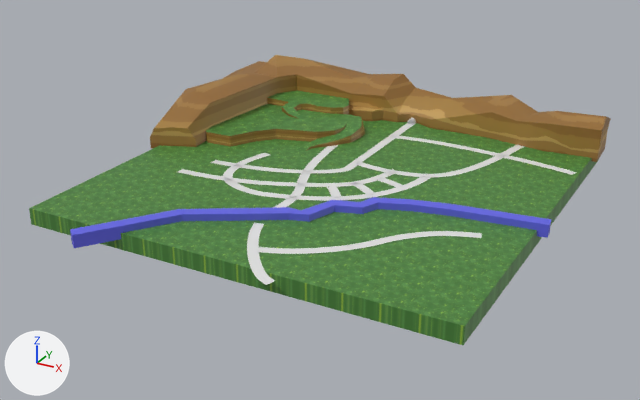
The FBX model Assets/art/map.fbx: old version first, new version second.
Both versions are drawn from a 50 mm camera at (272.0, -522.0, 238.0) aimed at (-3.0, -22.0, -12.0). Lighting does not change. The marker at lower left points along +X, +Y and +Z. Where no turn or scale is listed for an object, it has been applied to the vertices.

Names of what the first picture shows: 'Cube', 'Cube.001', 'Cube.002', 'Cube.003', 'Cube.004', 'floor', 'mountain', 'road_straight.001', 'road_straight.002', 'road_straight.004', 'road_straight.008', 'road_straight.010', 'road_straight.011'.
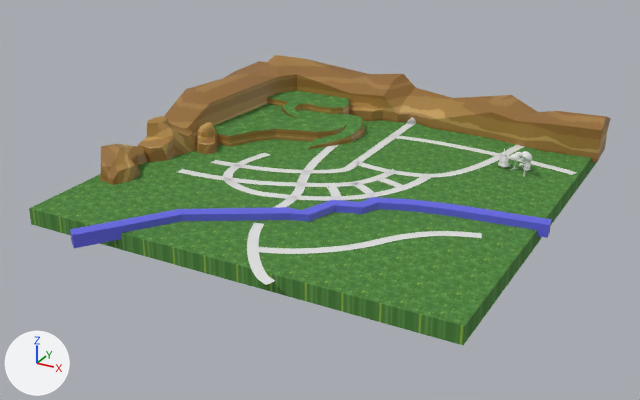
Pixel boxes [x1, y1, x2, y2] of what changed, in the pictures (640 x 400 px):
'floor', surface changed: [90, 141, 598, 345] in both
'rock01', added (brown): after [138, 116, 197, 162]
'rock03', added (brown): after [100, 143, 147, 185]
'rock02', added (brown): after [197, 123, 219, 154]
'tree04', added: after [519, 151, 532, 177]
'tree01', added: after [498, 148, 510, 168]
'tree03', added: after [510, 152, 521, 170]

What the commit changed:
In material 'grass' (mat_grass), roughness goes from 0.5 to 1.0.
Mesh me_cube_021 is new.
It has 46 vertices, 40 faces and spans x -8.1..14.6, y -16.7..12.3, z -1.5..15.9.
It uses material mat_cliff (picture img_cliffside_png).
Mesh me_circle_001 is new.
It has 288 vertices, 272 faces and spans x -3.99..4.66, y -4.35..4.35, z 0.01..14.74.
It uses material mat_city_002 (white #e7e7e7).
Mesh me_circle_003 is new.
It has 822 vertices, 720 faces and spans x -2.97..9.81, y -5.05..6.35, z -1.13..12.23.
It uses material mat_city_002 (white #e7e7e7).
Mesh me_circle_004 is new.
It has 728 vertices, 656 faces and spans x -4.2..4.4, y -3.8..4.2, z 0.0..18.5.
It uses material mat_city_002 (white #e7e7e7).
Mesh me_cube_022 is new.
It has 58 vertices, 50 faces and spans x -11.0..22.2, y -23.7..23.6, z -7.0..26.3.
It uses material mat_cliff (picture img_cliffside_png).
Mesh me_cube_024 is new.
It has 39 vertices, 32 faces and spans x -12.5..19.5, y -42.9..8.9, z -1.7..18.8.
It uses material mat_cliff (picture img_cliffside_png).
Object 'rock02' (ob_rock02) is new; it shows me_cube_021.
Its location is (-117.4, 3.7, 0.0).
Object 'tree01' (ob_tree01) is new; it shows me_circle_001.
Its location is (98.1, 69.4, 0.0).
Object 'tree03' (ob_tree03) is new; it shows me_circle_003.
Its location is (105.6, 70.2, 0.0).
Object 'tree04' (ob_tree04) is new; it shows me_circle_004.
Its location is (116.6, 59.7, 0.0).
Object 'rock01' (ob_rock01) is new; it shows me_cube_022.
Its location is (-140.7, -21.6, 0.0).
Object 'rock03' (ob_rock03) is new; it shows me_cube_024.
Its location is (-141.6, -50.5, 0.0).
